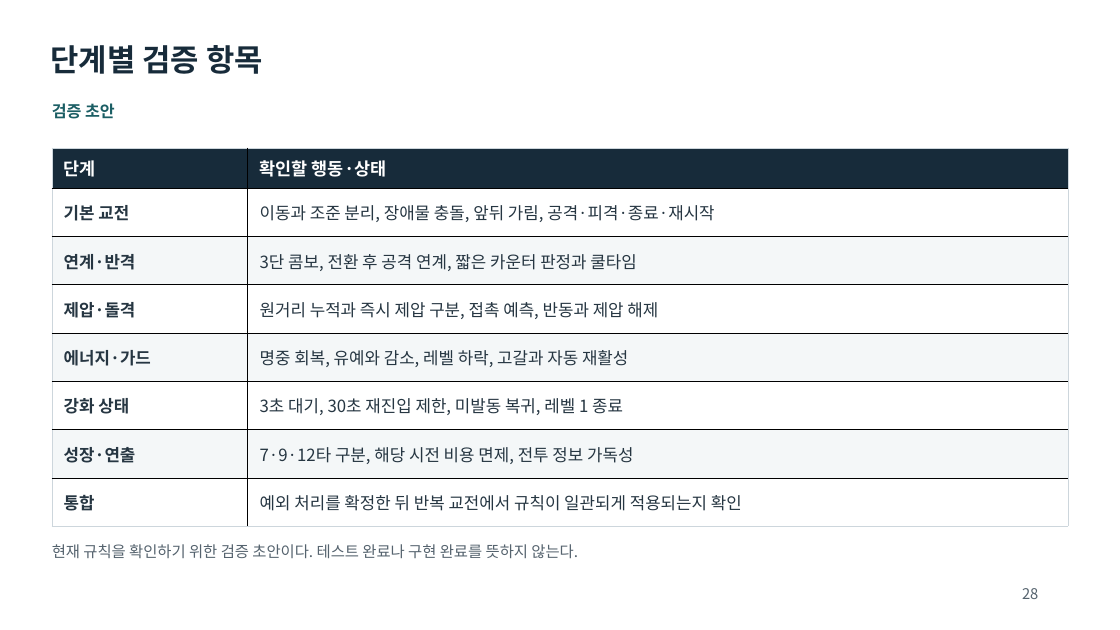
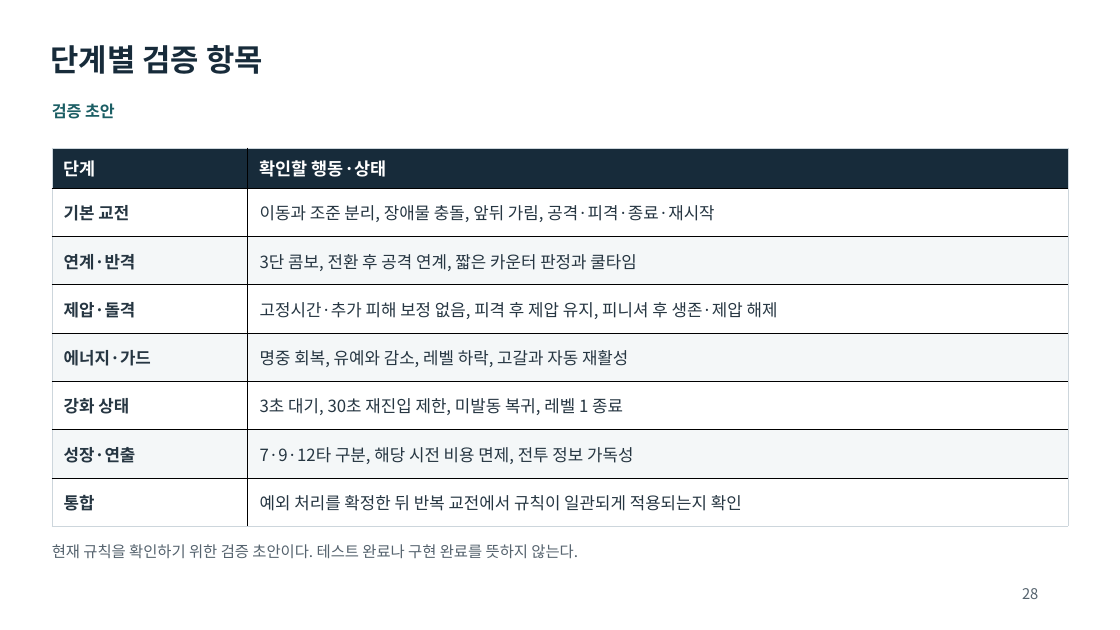
Before and after one commit to rachimel/FerrialDrive, a slide deck: slide 28 of docs/기획서.pptx. Drawn at 1120x630 pixels with LibreOffice and Linux fonts; fonts in the diff are those of the drawing. Boxes give left, top, right and bottom in pixels: in the first picture for what was removed or moved away, otherwise in the second. Text is boxed around its words. In the diff, an @@ line names an element or a change of style, - is before the commit and + after.

Commit message:
제압 규칙 확정 및 히로인 AI 이미지 제외

```diff
--- a/docs/기획서.pptx
+++ b/docs/기획서.pptx
@@ table at (52,148,1068,527) @@
-row 4, column 2: 원거리 누적과 즉시 제압 구분, 접촉 예측, 반동과 제압 해제
+row 4, column 2: 고정시간·추가 피해 보정 없음, 피격 후 제압 유지, 피니셔 후 생존·제압 해제
```
Also in this commit, not shown: 5 other slides changed, 2 other files.
